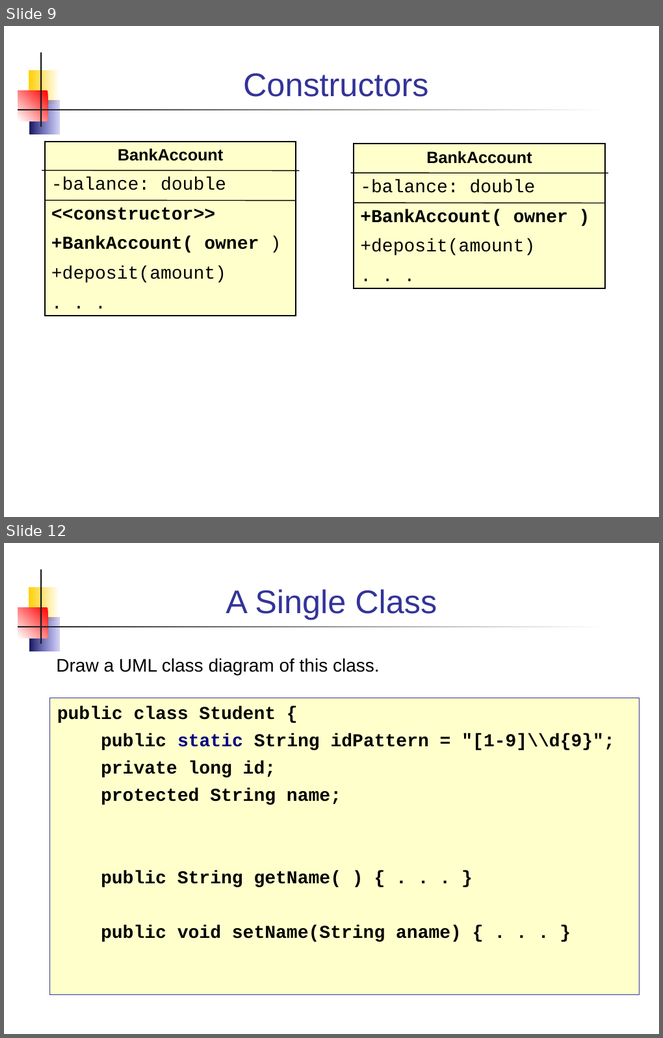
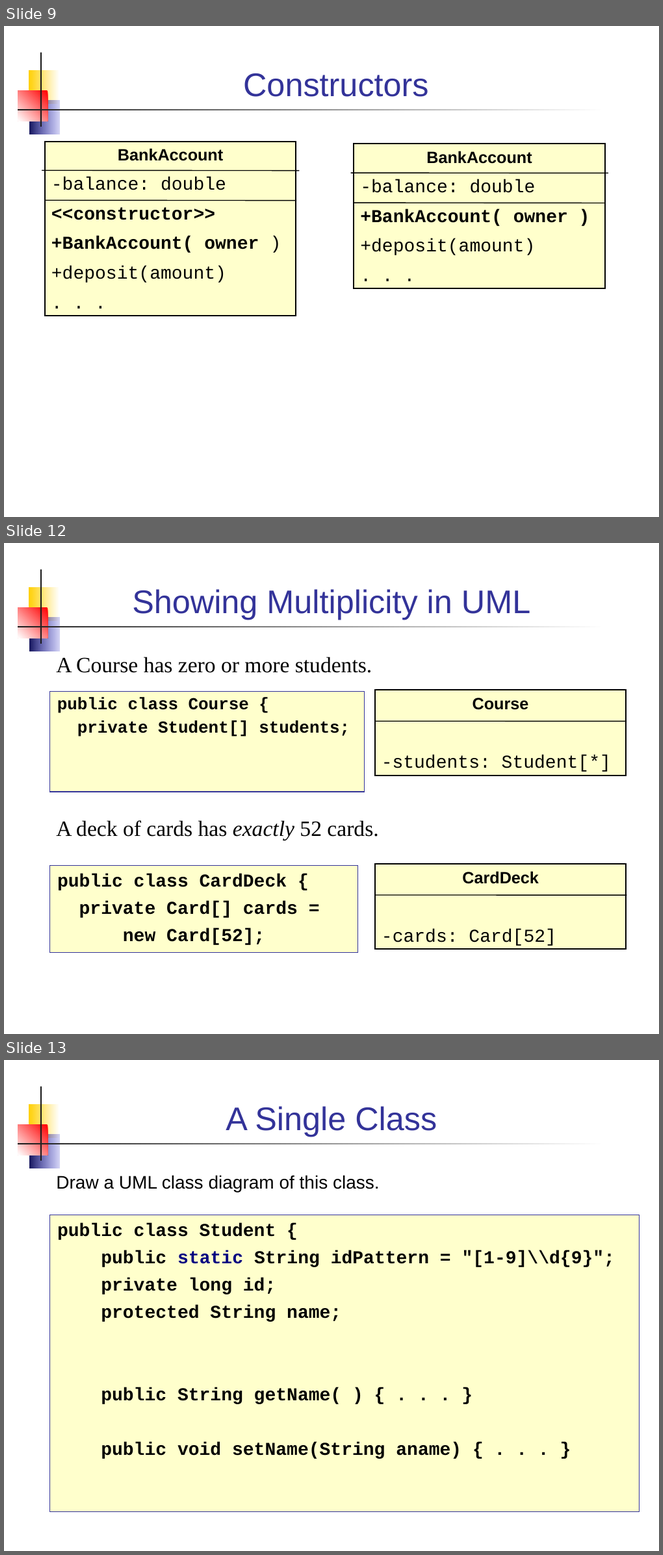
Before and after one commit to skeoop/skeoop.github.io, a slide deck: week1/5-UML-Class-Diagram.ppt. Shown one above the other, each under a label of ours: slides 9 and 12 before the commit, slides 9, 12 and 13 after it; the slides between them are not shown. The pictures are 663x1038 and 663x1555 pixels, drawn with LibreOffice and Linux fonts; fonts in the diff are those of the drawing. Boxes give left, top, right and bottom in pixels: in the first picture for what was removed or moved away, otherwise in the second. Text is boxed around its words. In the diff, an @@ line names an element or a change of style, - is before the commit and + after.

```diff
--- a/week1/5-UML-Class-Diagram.ppt
+++ b/week1/5-UML-Class-Diagram.ppt
@@ slide 12 added at [4,543,659,1034], background #FFFFFF; not listed: 5 template elements that a slide beside it also shows @@
@@ title added at [132,589,530,620], 36 pt, text #333399 @@
+Showing Multiplicity in UML
@@ text added at [56,657,372,673], 24 pt, text #000000 @@
+A Course has zero or more students.
@@ text added at [50,692,364,792], fill #FFFFCC, outline #333399 0.74 pt, 18.5 pt, text #000000, bold @@
+public class Course {
+private Student[] students;
@@ rectangle added at [375,690,626,776], fill #FFFFCC, outline #000000 1.5 pt, 20 pt, text #000000 @@
+Course
+-students: Student[*]
@@ line added from (375, 721) to (627, 721), #000000 0.99 pt @@
@@ text added at [56,821,378,841], 24 pt, text #000000 @@
+A deck of cards has exactly 52 cards.
@@ rectangle added at [50,866,358,953], fill #FFFFCC, outline #333399 0.74 pt, 20 pt, text #000000, bold @@
+public class CardDeck {
+private Card[] cards =
+new Card[52];
@@ rectangle added at [375,864,626,950], fill #FFFFCC, outline #000000 1.5 pt, 20 pt, text #000000 @@
+CardDeck
+-cards: Card[52]
@@ line added from (376, 895) to (627, 895), #000000 0.99 pt @@
@@ what was slide 12 is now slide 13 @@
```
Also in this commit, not shown: 1 slide changed, 1 other slide added, 1 slide removed, 6 other files.
